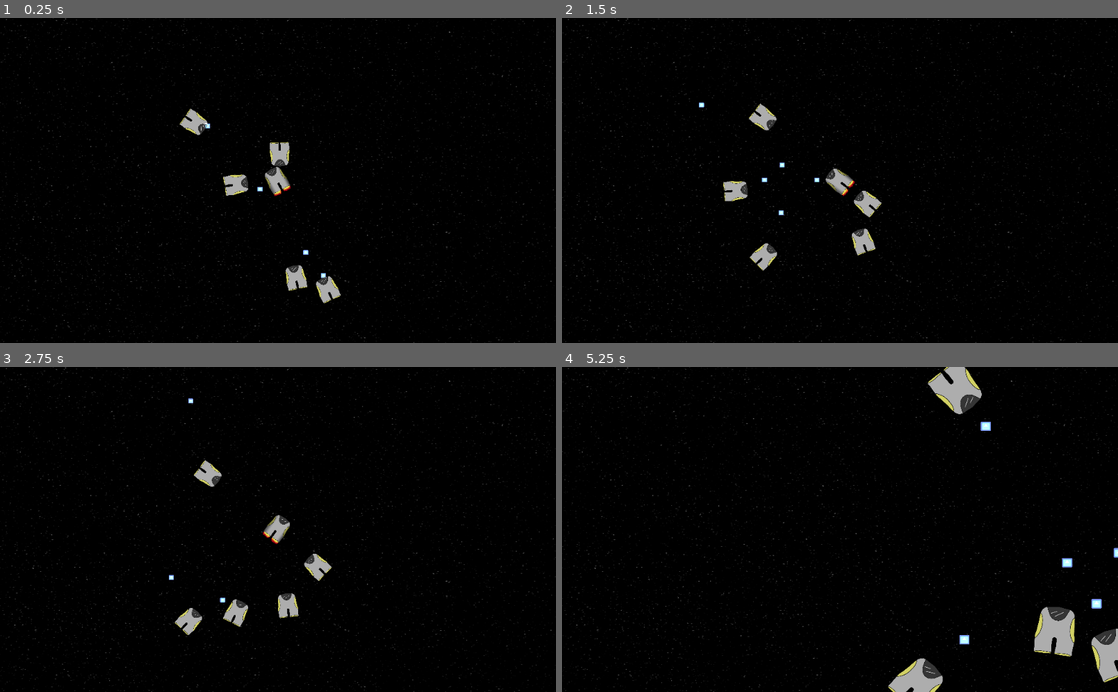
Above: before the commit, frames 1-4 (two rows, left to right).
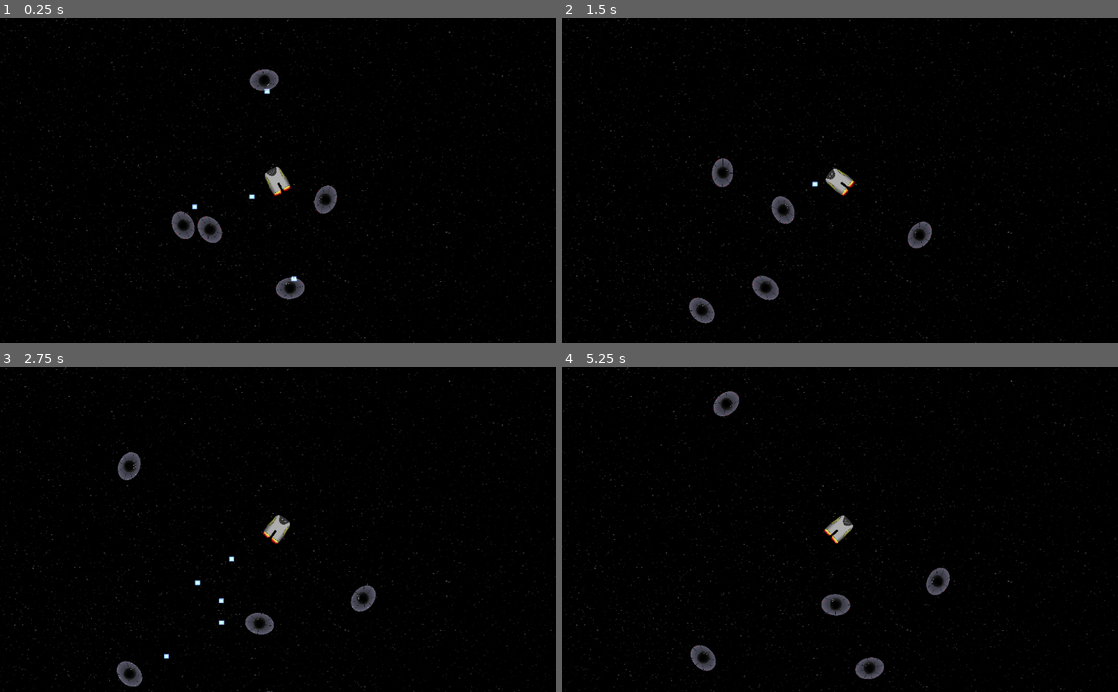
Above: after the commit, the same moments.

Repository: MichaelTonkin/Friendly-Ships
Game: Godot game, scene res://Scenes/MainGame.tscn
The game is run twice, just before and just after one commit, with the same random seed, the same clock (stepped at 60 frames per second) and the same inputs. The engine's default icon, where the game draws it, is replaced by a stand-in: a white triangle on a blue panel in a dark square.
Inputs (mouse positions are in pixels of both pictures, inside the frame that each line leads up to):
- Up to frame 1 (0.25 s): no input
- Up to frame 2 (1.5 s): move the mouse to (962, 164) at 0.52 s; hold W (move_up) 0.53-1.28 s; tap Space (space_bar) at 0.6 s; move the mouse to (728, 196) at 1.27 s; click (728, 196) at 1.35 s
- Up to frame 3 (2.75 s): tap Space (space_bar) at 1.55, 2.1 s; move the mouse to (333, 458) at 2.02 s; hold W (move_up) from 2.03 s (still down)
- Up to frame 4 (5.25 s): move the mouse to (812, 594) at 2.77 s; tap Space (space_bar) at 2.85, 3.8, 4.35, 5.1 s; move the mouse to (1006, 578) at 3.52 s; release W (move_up) at 3.53 s; click (1006, 578) at 3.6 s; move the mouse to (673, 480) at 4.27 s; move the mouse to (867, 529) at 5.02 s

The runs differ from the first frame. In frame 1, 2.3% of the frame differs, in the area x 30-62%, y 15-88%; in frame 2, 2.4%; in frame 3, 2.2%; in frame 4, 4.7%, in the area x 23-100%, y 0-100%.
Error before the commit: Invalid get index 'position' (on base: 'previously freed instance'). (res://Scripts/Enemy.gd:43)

Commit message:
Spawn rules done

Diff:
--- a/Scenes/Enemy.tscn
+++ b/Scenes/Enemy.tscn
@@ -1,10 +1,25 @@
-[gd_scene load_steps=4 format=2]
+[gd_scene load_steps=7 format=2]
 
 [ext_resource path="res://Scripts/Enemy.gd" type="Script" id=1]
-[ext_resource path="res://Textures/player_ship_tex.png" type="Texture" id=2]
+[ext_resource path="res://Textures/enemy_tex_1.png" type="Texture" id=2]
+[ext_resource path="res://Textures/enemy_tex_2.png" type="Texture" id=3]
+[ext_resource path="res://Textures/ally_tex_1.png" type="Texture" id=4]
 
-[sub_resource type="RectangleShape2D" id=1]
-extents = Vector2( 44.6413, 37.2866 )
+[sub_resource type="SpriteFrames" id=2]
+animations = [ {
+"frames": [ ExtResource( 2 ), ExtResource( 3 ) ],
+"loop": true,
+"name": "default",
+"speed": 2.0
+}, {
+"frames": [ ExtResource( 4 ), ExtResource( 2 ) ],
+"loop": true,
+"name": "ally",
+"speed": 2.0
+} ]
+
+[sub_resource type="CircleShape2D" id=1]
+radius = 5.06391
 
 [node name="Enemy" type="KinematicBody2D"]
 z_as_relative = false
@@ -12,11 +27,14 @@
 collision_mask = 2
 script = ExtResource( 1 )
 
-[node name="Enemy_tex" type="Sprite" parent="."]
+[node name="Enemy_tex" type="AnimatedSprite" parent="."]
 rotation = 1.5708
-scale = Vector2( 0.166, 0.136 )
-texture = ExtResource( 2 )
+scale = Vector2( 0.109581, 0.0807527 )
+frames = SubResource( 2 )
+frame = 1
+playing = true
 
 [node name="Enemy_col" type="CollisionShape2D" parent="."]
-position = Vector2( 2.49651, -3.88345 )
+position = Vector2( -0.205303, 0.43941 )
+scale = Vector2( 7.96894, 10.9401 )
 shape = SubResource( 1 )
--- a/Scenes/Player.gd
+++ b/Scenes/Player.gd
@@ -13,10 +13,9 @@
 	set_process(true)
 
 func _process(delta):
-	if(health <= 0):
-		queue_free()
+	#if(health <= 0):
+		#queue_free()
 	pass
-
 func _physics_process(delta):
 	move_player(delta)
 	fire_controller(delta)
--- a/Scripts/Enemy.gd
+++ b/Scripts/Enemy.gd
@@ -8,7 +8,7 @@
 var ally = false #only true if entity is turned into ally
 var fireDest
 var reloading = 0.0
-var RELOAD_TIME = 1.0
+var RELOAD_TIME = 2.0
 var attFormation
 onready var laser = preload("res://Scenes/Bullets.tscn")
 #onready var main = load("res://Scripts/MainGame.gd")
@@ -19,14 +19,17 @@
 	player = get_node("/root/MainGame/Player")
 	main = get_node("/root/MainGame/")
 	set_process(true)
-	rand1 = rand_range(rand_range(-400, -200), rand_range(200, 400))
-	rand2 = rand_range(rand_range(-400, -200), rand_range(200, 400))
+	rand1 = rand_range(rand_range(-600, -500), rand_range(500, 600))
+	rand2 = rand_range(rand_range(-600, -500), rand_range(500, 600))
 	#check if this entity could be friendly
 	var alignCheck = rand_range(0, 100)
 	if(alignCheck <=20):
+		print(friendly)
 		friendly = true
 
 func _process(delta):
+
+	attempt_align_shift()
 
 	if(health <= 0):
 		main.score += 100
@@ -46,8 +49,6 @@
 	#if the entity is an ally make it follow right behind the player
 	if(ally == true):
 		move_and_collide((playerPos) * speed * delta)
-		set_collision_layer_bit(3, true)
-		set_collision_layer_bit(1, false)
 	else:
 		attFormation = (((player.location - Vector2(rand1, rand2)) - self.position).normalized()*0.1)
 		move_and_collide((attFormation) * (speed+1000) * delta)
@@ -73,8 +74,9 @@
 
 func attempt_align_shift():
 	if(Input.is_action_just_pressed("space_bar") and friendly):
-			ally = true
-			get_node("Enemy_tex").set_texture("Res://icon.png")
+		ally = true
+		$Enemy_tex.stop()
+		$Enemy_tex.play("ally")
 
 func setHealth(var num):
 	health = num
--- a/Scripts/MainGame.gd
+++ b/Scripts/MainGame.gd
@@ -14,6 +14,15 @@
 func _process(delta):
 	spawn_ships()
 
+#function: ship_spawner
+#Description: called when a new ship needs to be spawned.
+#Warning/s: Do no confuse with 'spawn_ships()', which handles the spawning rules. This only handles the generation aspect.
+func ship_spawner():
+	var s = ship.instance()
+	add_child(s)
+	randomLoc = get_node("Player").get_position() + Vector2(int(rand_range(-500, 500)), int(rand_range(-500, 500)))
+	s.set_position(randomLoc)
+	numShipsOnScreen += 1
 
 #function:spawn_ships
 #description: handles the spawning and rules of spawning all ships in the game
@@ -21,19 +30,8 @@
 
 	#if score is < 500 spawn 5 ships
 	if((numShipsOnScreen < 5)):
-		var s = ship.instance()
-		add_child(s)
-		randomLoc = get_node("Player").get_position() + Vector2(int(rand_range(-500, 500)), int(rand_range(-500, 500)))
-		s.set_position(randomLoc)
-		numShipsOnScreen += 1
-
-#static func set_score(var num):
-#	score += num
-#	print(score)
-#
-#func get_score():
-#	return score
-#
-#static func setShips(var num):
-#	numShipsOnScreen += num
-#	print(numShipsOnScreen)
+		ship_spawner()
+	if( (score > 500) and (numShipsOnScreen < 7) ): ship_spawner()
+	if( (score > 1000) and (numShipsOnScreen < 10) ): ship_spawner()
+	if( (score > 2000) and (numShipsOnScreen < 13) ): ship_spawner()
+	if( (score > 4000) and (numShipsOnScreen < 15) ): ship_spawner()
Binary file added: Textures/ally_tex_1.png
Not shown, added: Textures/ally_tex_1.png.import
Binary file added: Textures/enemy_tex_1.png
Not shown, added: Textures/enemy_tex_1.png.import
Binary file added: Textures/enemy_tex_2.png
Not shown, added: Textures/enemy_tex_2.png.import
Not shown, added: Textures/enemy_tex_1.psd
